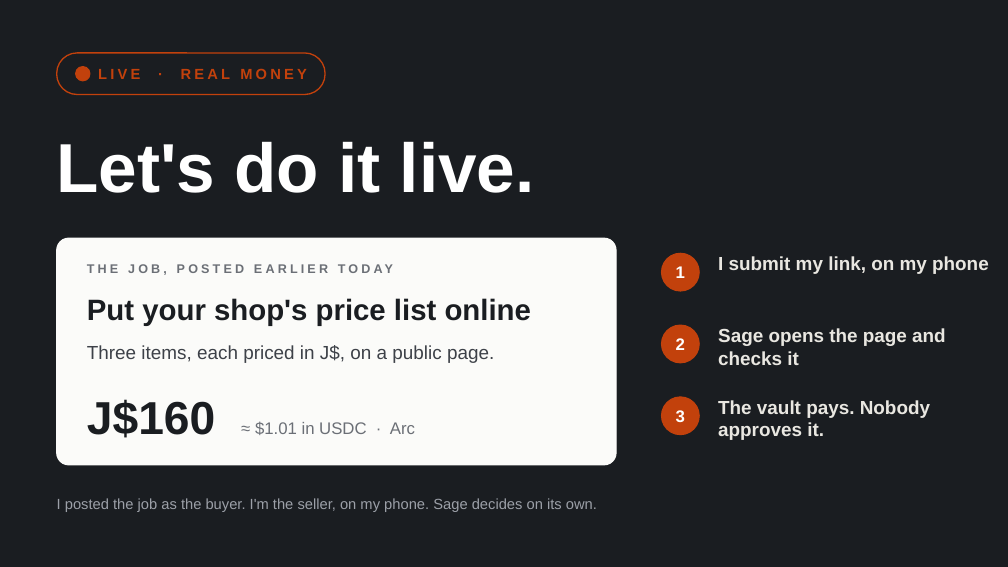
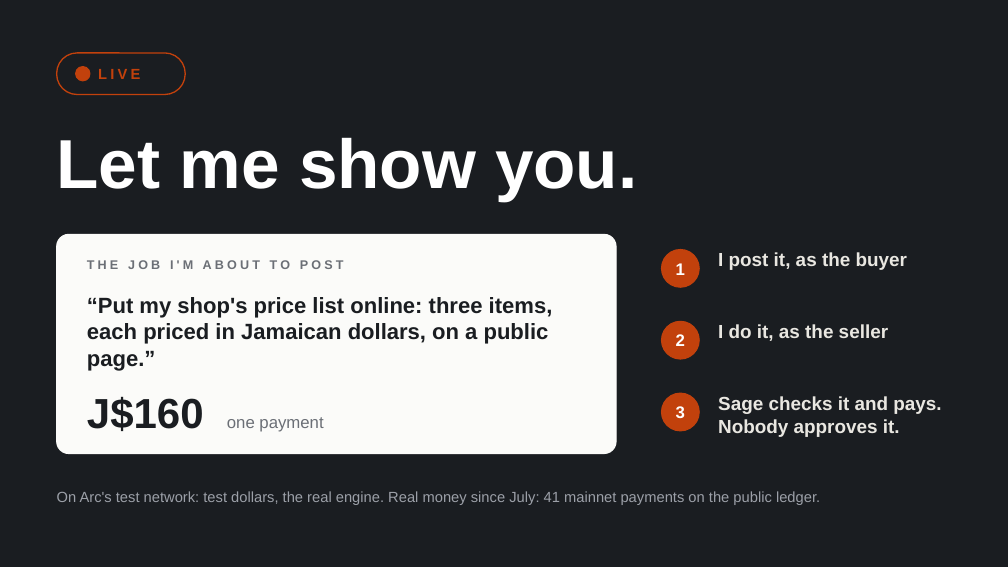
Before and after one commit to shariqazeem/sage, a slide deck: slide 4 of docs/fc/demo-day/Sage-DemoDay.pptx (slide 7 before the commit). Drawn at 1008x567 pixels with LibreOffice and Linux fonts; fonts in the diff are those of the drawing. Boxes give left, top, right and bottom in pixels: in the first picture for what was removed or moved away, otherwise in the second. Text is boxed around its words. In the diff, an @@ line names an element or a change of style, - is before the commit and + after.

```diff
--- a/docs/fc/demo-day/Sage-DemoDay.pptx
+++ b/docs/fc/demo-day/Sage-DemoDay.pptx
@@ rounded rectangle: place and size @@
-rounded rectangle at box(57, 53, 325, 95)
+rounded rectangle at box(57, 53, 185, 95)
@@ text at box(98, 69, 140, 79): text changed @@
-LIVE · REAL MONEY
+LIVE
@@ text at box(57, 137, 637, 201): text changed @@
-Let's do it live.
+Let me show you.
@@ rounded rectangle: place and size @@
-rounded rectangle at box(57, 238, 616, 465)
+rounded rectangle at box(57, 234, 616, 454)
@@ rounded rectangle at box(57, 234, 616, 454): proportions changed @@
@@ text at box(87, 260, 344, 269): text changed @@
-THE JOB, POSTED EARLIER TODAY
+THE JOB I'M ABOUT TO POST
@@ 3 ellipses, 2 texts: place and size @@
-3 ellipses, 2 texts at box(662, 253, 699, 435)
+3 ellipses, 2 texts at box(662, 250, 699, 431)
@@ text removed at box(718, 256, 989, 274) @@
-I submit my link, on my phone
@@ text added at box(718, 252, 907, 270), 18 pt, text #E9E7E1, bold @@
+I post it, as the buyer
@@ text at box(87, 297, 553, 371): text changed; size 28 to 21 pt @@
-Put your shop's price list online
+“Put my shop's price list online: three items, each priced in Jamaican dollars, on a public page.”
@@ text removed at box(718, 328, 946, 365) @@
-Sage opens the page and checks it
@@ text added at box(718, 324, 888, 341), 18 pt, text #E9E7E1, bold @@
+I do it, as the seller
@@ text "J$160 one payment" at box(87, 397, 323, 432): vertical alignment top to middle @@
@@ text at box(87, 397, 323, 432): text changed; size 18 to 16 pt; text colour #3D4148 to #6B6F76 @@
-Three items, each priced in J$, on a public page.
+J$160 one payment
@@ text removed at box(87, 399, 415, 438) @@
-J$160 ≈ $1.01 in USDC · Arc
@@ text at box(718, 396, 941, 437): text changed @@
-The vault pays. Nobody approves it.
+Sage checks it and pays. Nobody approves it.
@@ text removed at box(57, 498, 597, 512) @@
-I posted the job as the buyer. I'm the seller, on my phone. Sage decides on its own.
@@ text added at box(57, 491, 820, 505), 14 pt, text #9CA0A8 @@
+On Arc's test network: test dollars, the real engine. Real money since July: 41 mainnet payments on the public ledger.
```
Also in this commit, not shown: 4 other slides changed, 5 slides removed, 8 other files.
